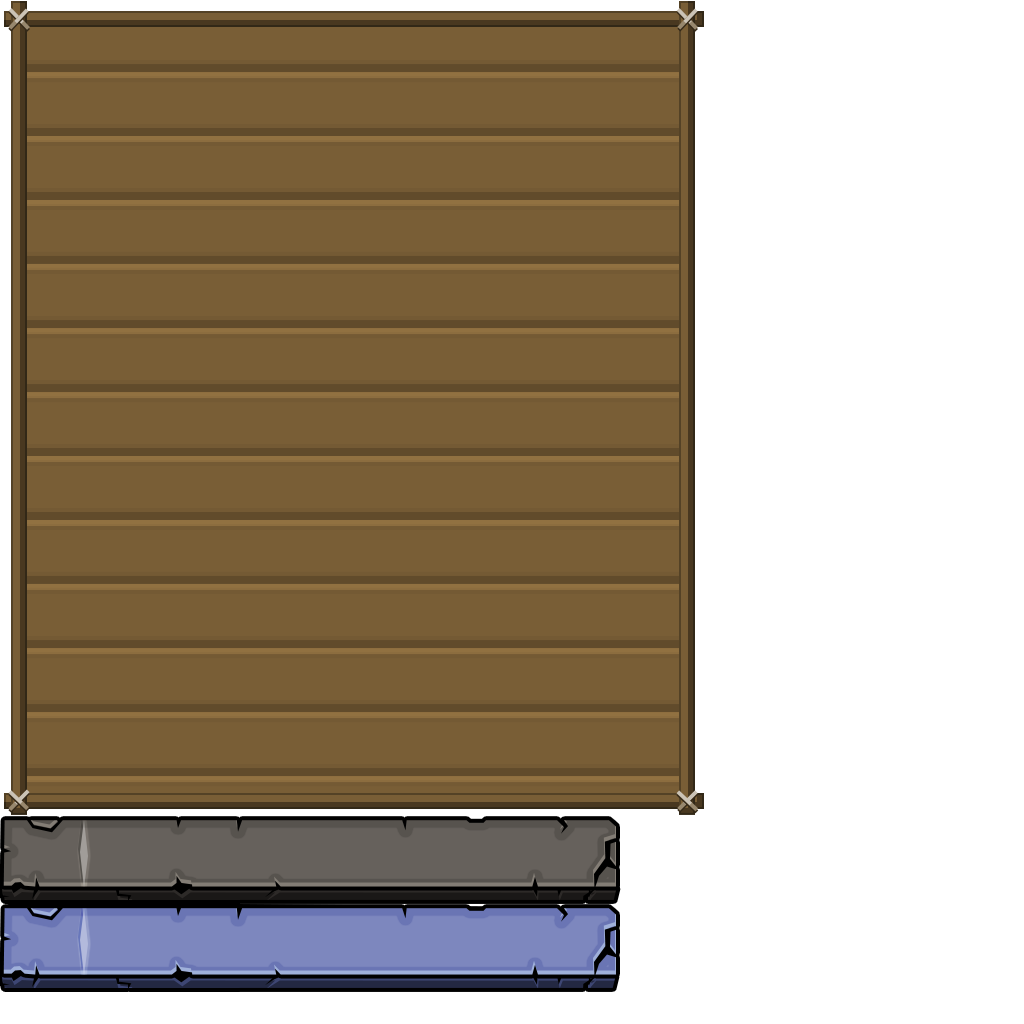
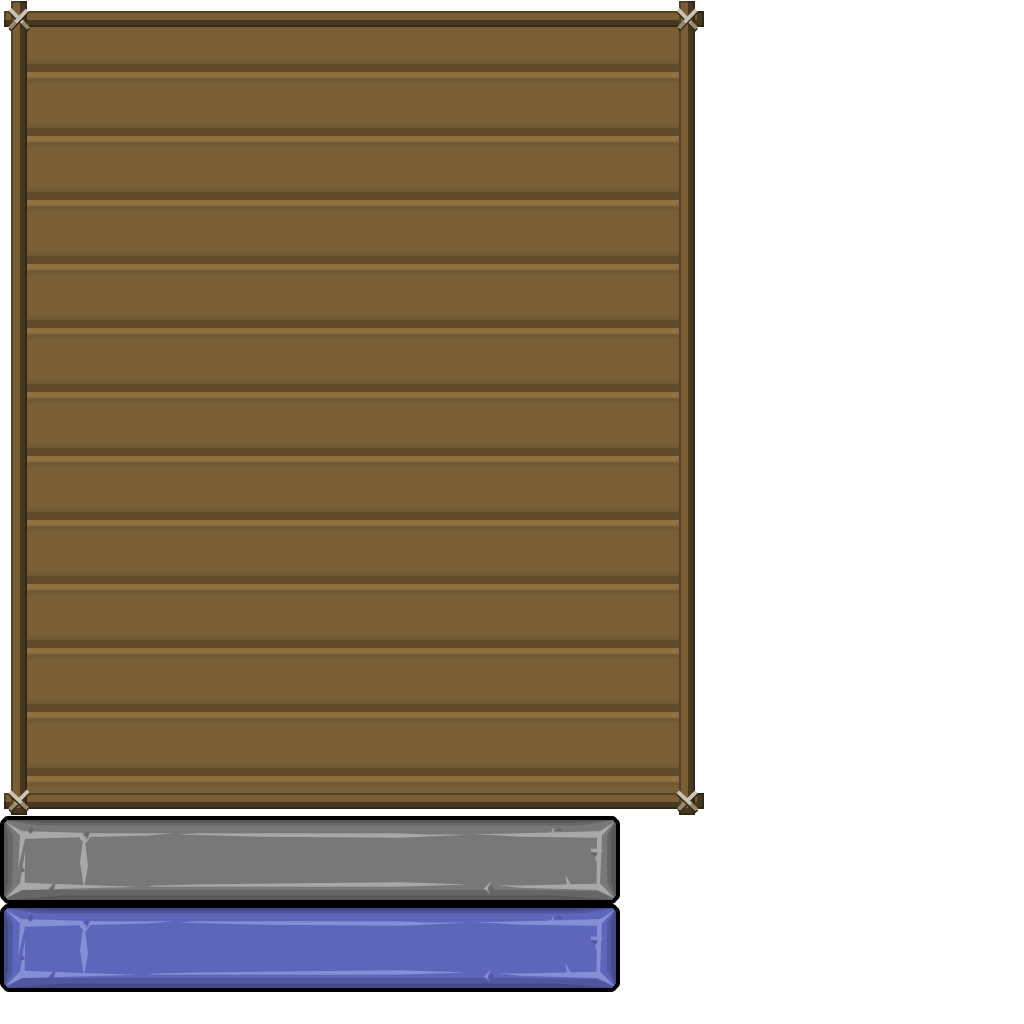
The second w=1024, h=1024 image is a revision of the first. Changes to its layers:
removed layer "Forme 7" (was soft light) from group "button normal" over [80, 821, 88, 888]
removed layer "Forme 3" from group "button normal" over [3, 820, 616, 887]
removed layer "Forme 4" from group "button normal" over [1, 887, 616, 900]
removed layer "Forme 5" from group "button normal" over [0, 819, 616, 901]
added layer "Shape 7" (1st of 2, in "button normal") (15%) in group "button normal" over [4, 820, 616, 900]
added layer "Shape 6" (1st of 2, in "button normal") (multiply, 15%) in group "button normal" over [4, 820, 616, 900]
added layer "Shape 1" (1st of 2, in "button normal") (overlay, 40%) in group "button normal" over [6, 822, 614, 898]
added layer "Rounded Rectangle 1" (1st of 2, in "button normal") in group "button normal" over [4, 820, 616, 900]
removed layer "Forme 7 copy" (was soft light) from group "button hover" over [80, 909, 88, 976]
removed layer "Forme 3 copie" from group "button hover" over [3, 908, 616, 975]
removed layer "Forme 4 copie" from group "button hover" over [1, 975, 616, 988]
removed layer "Forme 5 copie" from group "button hover" over [0, 901, 616, 989]
added layer "Shape 7" (2nd of 2, in "button hover") (15%) in group "button hover" over [4, 908, 616, 988]
added layer "Shape 6" (2nd of 2, in "button hover") (multiply, 15%) in group "button hover" over [4, 908, 616, 988]
added layer "Shape 1" (2nd of 2, in "button hover") (overlay, 40%) in group "button hover" over [6, 910, 614, 986]
added layer "Rounded Rectangle 1" (2nd of 2, in "button hover") in group "button hover" over [4, 908, 616, 988]
painted on "Forme 22" over [11, 814, 695, 815]
